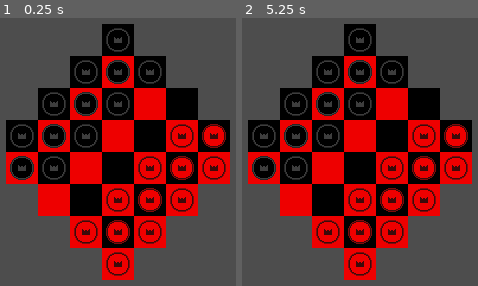
Above: before the commit, frames 1-2 (left to right).
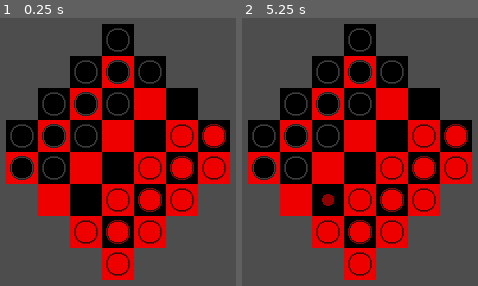
Above: after the commit, the same moments.

Repository: CattacoCattaco/Orthogonal-Checkers
Game: Godot game, scene res://game/game.tscn
Same seed, same stepped clock (60 frames per second), same inputs: the game is played once before the commit and once after it.
Inputs (mouse positions are in pixels of both pictures, inside the frame that each line leads up to):
- Up to frame 1 (0.25 s): no input
- Up to frame 2 (5.25 s): click (263, 135) at 0.52 s; click (263, 135) at 1.27 s; click (263, 135) at 2.02 s; tap Enter at 2.75, 4.25 s; move the mouse to (outside the picture) at 2.77 s; press the mouse at (outside the picture) at 2.78 s; tap Space at 3.5, 5 s; move the mouse to (outside the picture) at 3.52 s; release the mouse at (outside the picture) at 3.53 s; click (outside the picture) at 3.6 s; move the mouse to (423, 71) at 4.27 s; press the mouse at (423, 71) at 4.28 s; move the mouse to (326, 224) at 5.02 s; release the mouse at (326, 224) at 5.03 s; click (326, 224) at 5.1 s

The runs differ from the first frame. In frame 1, 1.5% of the frame differs, in the area x 7-93%, y 7-93%; in frame 2, 1.7%.
Error before the commit: Invalid access to property or key '(1, 6)' on a base object of type 'Dictionary[Vector2i, Tile]'. (res://game/board/piece/piece.gd:48)

Commit message:
Add movement
Selecting a piece now only works on that color's turn. Clicking on the move indicator dot makes the selected piece move to the indicated tile, capturing any needed pieces along the way. If you reach the diagonal on the far side of the board, your piece promotes into a king and your turn ends.

Diff:
--- a/game/board/board.gd
+++ b/game/board/board.gd
@@ -3,12 +3,6 @@
 
 ## The scene of the tiles
 @export var tile_scene: PackedScene
-## Directions that light pieces can move in
-@export var light_directions: Array[Vector2i]
-## Directions that dark pieces can move in
-@export var dark_directions: Array[Vector2i]
-## Directions that mid-colored pieces can move in
-@export var mid_directions: Array[Vector2i]
 ## The number of tiles in each diagonal
 @export var board_size: int = 4
 ## The number of diagonals with checkers on them that each side gets
@@ -20,6 +14,8 @@
 
 var selected_piece: Piece
 
+var turn: Piece.PieceColor = Piece.PieceColor.LIGHT
+
 
 func _ready() -> void:
 	_place_tiles()
@@ -27,26 +23,42 @@
 
 func _place_tiles() -> void:
 	for dark_diagonal in range(board_size):
+		var is_king_diagonal: bool = dark_diagonal == 0
+		var tile_type: Tile.TileType = (Tile.TileType.KING if is_king_diagonal
+				else Tile.TileType.NORMAL)
+
 		var has_dark_pieces: bool = dark_diagonal < ceili(checker_diagonals / 2.0)
 		var has_light_pieces: bool = dark_diagonal >= board_size - floori(checker_diagonals / 2.0)
+		var has_pieces: bool = has_dark_pieces or has_light_pieces
+		var piece_color: Piece.PieceColor = (Piece.PieceColor.LIGHT if has_light_pieces
+				else Piece.PieceColor.DARK)
+
 		var diagonal_start := Vector2i(0, board_size - 1) + Vector2i(1, 1) * dark_diagonal
 
 		for column in range(board_size):
 			var board_pos := diagonal_start + Vector2i(1, -1) * column
-			_place_tile(board_pos, Tile.TileColor.DARK, has_dark_pieces, has_light_pieces, false)
+			_place_tile(board_pos, Tile.TileColor.DARK, tile_type, has_pieces, piece_color)
 
 	for light_diagonal in range(board_size):
+		var is_king_diagonal: bool = light_diagonal == board_size - 1
+		var tile_type: Tile.TileType = (Tile.TileType.KING if is_king_diagonal
+				else Tile.TileType.NORMAL)
+
 		var has_dark_pieces: bool = light_diagonal < floori(checker_diagonals / 2.0)
 		var has_light_pieces: bool = light_diagonal >= board_size - ceili(checker_diagonals / 2.0)
+		var has_pieces: bool = has_dark_pieces or has_light_pieces
+		var piece_color: Piece.PieceColor = (Piece.PieceColor.LIGHT if has_light_pieces
+				else Piece.PieceColor.DARK)
+
 		var diagonal_start := Vector2i(0, board_size) + Vector2i(1, 1) * light_diagonal
 
 		for column in range(board_size):
 			var board_pos := diagonal_start + Vector2i(1, -1) * column
-			_place_tile(board_pos, Tile.TileColor.LIGHT, has_dark_pieces, has_light_pieces, false)
+			_place_tile(board_pos, Tile.TileColor.LIGHT, tile_type, has_pieces, piece_color)
 
 
-func _place_tile(board_pos: Vector2i, color: Tile.TileColor, place_dark: bool, place_light: bool,
-		place_mid: bool) -> void:
+func _place_tile(board_pos: Vector2i, color: Tile.TileColor, type: Tile.TileType, place_piece: bool,
+		piece_color: Piece.PieceColor) -> void:
 	var tile: Tile = tile_scene.instantiate()
 	add_child(tile)
 	tiles[board_pos] = tile
@@ -54,19 +66,22 @@
 	tile.pos = board_pos
 	tile.position = tile.pos * 32 + get_bounds().position
 	tile.color = color
+	tile.type = type
 	tile.board = self
 
-	if place_dark or place_light or place_mid:
-		var piece_color: Piece.PieceColor = (
-				Piece.PieceColor.DARK if place_dark
-				else Piece.PieceColor.LIGHT if place_light
-				else Piece.PieceColor.MID
-		)
-
-		tile.add_piece(piece_color)
+	if place_piece:
+		tile.add_piece(piece_color, Piece.PieceType.CHECKER)
 
 
 func get_bounds() -> Rect2i:
 	var rect_pos := Vector2i(-board_size * 32 + 16, -board_size * 32)
 	var rect_size := Vector2i(board_size * 2 - 1, board_size * 2) * 32
 	return Rect2i(rect_pos, rect_size)
+
+
+func next_turn() -> void:
+	match turn:
+		Piece.PieceColor.LIGHT:
+			turn = Piece.PieceColor.DARK
+		Piece.PieceColor.DARK:
+			turn = Piece.PieceColor.LIGHT
--- a/game/board/move_indicator_dot/move_indicator_dot.gd
+++ b/game/board/move_indicator_dot/move_indicator_dot.gd
@@ -6,3 +6,32 @@
 var pos: Vector2i
 
 var board: Board
+
+var origin_piece: Piece
+var captured_piece: Piece
+
+
+func _ready() -> void:
+	button.pressed.connect(_on_button_pressed)
+
+
+func _on_button_pressed() -> void:
+	origin_piece.deselect()
+
+	board.tiles[pos].add_piece(origin_piece.color, origin_piece.type)
+	board.tiles[origin_piece.pos].remove_piece()
+
+	var is_jump: bool = false
+
+	if captured_piece:
+		board.tiles[captured_piece.pos].remove_piece()
+		is_jump = true
+
+	if board.tiles[pos].type == Tile.TileType.KING:
+		if board.tiles[pos].piece.can_promote():
+			board.tiles[pos].piece.promote()
+			board.next_turn()
+			return
+
+	if not (is_jump and board.tiles[pos].piece.can_chain_jump()):
+		board.next_turn()
--- a/game/board/move_indicator_dot/move_indicator_dot.tscn
+++ b/game/board/move_indicator_dot/move_indicator_dot.tscn
@@ -4,11 +4,12 @@
 [ext_resource type="Script" uid="uid://b6iy0qqdragob" path="res://game/board/move_indicator_dot/move_indicator_dot.gd" id="2_tdad5"]
 [ext_resource type="BitMap" uid="uid://bhp8552hg2o47" path="res://game/board/move_indicator_dot/move_indicator_dot.bmp" id="3_05foi"]
 
-[node name="MoveIndicatorDot" type="Sprite2D"]
+[node name="MoveIndicatorDot" type="Sprite2D" node_paths=PackedStringArray("button")]
 use_parent_material = true
 texture = ExtResource("1_17n6o")
 centered = false
 script = ExtResource("2_tdad5")
+button = NodePath("TextureButton")
 
 [node name="TextureButton" type="TextureButton" parent="."]
 anchors_preset = 15
--- a/game/board/piece/piece.gd
+++ b/game/board/piece/piece.gd
@@ -7,10 +7,18 @@
 	MID,
 }
 
+enum PieceType {
+	CHECKER,
+	CHECKER_KING,
+}
+
 @export var button: TextureButton
 
 var color: PieceColor = PieceColor.LIGHT:
-	set = set_color
+	set = _set_color
+
+var type: PieceType = PieceType.CHECKER:
+	set = _set_type
 
 var pos: Vector2i
 
@@ -42,26 +50,82 @@
 	if board.selected_piece:
 		board.selected_piece.deselect()
 
-	board.selected_piece = self
+	if board.turn == color:
+		board.selected_piece = self
+
+		find_moves()
+
+
+func find_moves(jumps_only: bool = false) -> bool:
+	var move_found: bool = false
 
 	for direction in get_move_directions():
+		if not board.tiles.has(pos + direction):
+			continue
+
 		var tile: Tile = board.tiles[pos + direction]
 
 		if not tile.piece:
-			tile.add_move_dot()
+			if not jumps_only:
+				tile.add_move_dot(self)
+
+				move_found = true
+		elif tile.piece.color != color and board.tiles.has(pos + direction * 2):
+			var jumpable_piece: Piece = tile.piece
+			tile = board.tiles[pos + direction * 2]
+
+			if not tile.piece:
+				tile.add_move_dot(self, jumpable_piece)
+
+				move_found = true
+
+	return move_found
 
 
 func get_move_directions() -> Array[Vector2i]:
-	if color == PieceColor.LIGHT:
-		return [Vector2i(-1, 0), Vector2i(0, -1)]
-	elif color == PieceColor.DARK:
-		return [Vector2i(1, 0), Vector2i(0, 1)]
+	match type:
+		PieceType.CHECKER:
+			if color == PieceColor.LIGHT:
+				return [Vector2i(-1, 0), Vector2i(0, -1)]
+			elif color == PieceColor.DARK:
+				return [Vector2i(1, 0), Vector2i(0, 1)]
+		PieceType.CHECKER_KING:
+			return [Vector2i(-1, 0), Vector2i(0, -1), Vector2i(1, 0), Vector2i(0, 1)]
 
 	return []
 
 
-func set_color(new_color: PieceColor) -> void:
+func can_chain_jump() -> bool:
+	match type:
+		PieceType.CHECKER:
+			return find_moves(true)
+		PieceType.CHECKER_KING:
+			return find_moves(true)
+		_:
+			return false
+
+
+func can_promote() -> bool:
+	match type:
+		PieceType.CHECKER:
+			return true
+		_:
+			return false
+
+
+func promote() -> void:
+	type = PieceType.CHECKER_KING
+
+
+func _set_color(new_color: PieceColor) -> void:
 	color = new_color
 	var atlas_region: Rect2 = texture.region
 	atlas_region.position.x = atlas_region.size.x * color
 	texture.region = atlas_region
+
+
+func _set_type(new_type: PieceType) -> void:
+	type = new_type
+	var atlas_region: Rect2 = texture.region
+	atlas_region.position.y = atlas_region.size.y * type
+	texture.region = atlas_region
--- a/game/board/tile/tile.gd
+++ b/game/board/tile/tile.gd
@@ -5,6 +5,11 @@
 	LIGHT,
 	DARK,
 	MID,
+}
+
+enum TileType {
+	NORMAL,
+	KING,
 }
 
 const PIECE_SCENE: PackedScene = preload("res://game/board/piece/piece.tscn")
@@ -15,21 +20,31 @@
 var move_dot: MoveIndicatorDot
 
 var color: TileColor = TileColor.LIGHT:
-	set = set_color
+	set = _set_color
+
+var type: TileType = TileType.NORMAL:
+	set = _set_type
 
 var pos: Vector2i
 
 var board: Board
 
 
-func set_color(new_color: TileColor) -> void:
+func _set_color(new_color: TileColor) -> void:
 	color = new_color
 	var atlas_region: Rect2 = texture.region
 	atlas_region.position.x = atlas_region.size.x * color
 	texture.region = atlas_region
 
 
-func add_piece(piece_color: Piece.PieceColor) -> void:
+func _set_type(new_type: TileType) -> void:
+	type = new_type
+	var atlas_region: Rect2 = texture.region
+	atlas_region.position.y = atlas_region.size.y * type
+	texture.region = atlas_region
+
+
+func add_piece(piece_color: Piece.PieceColor, piece_type: Piece.PieceType) -> void:
 	piece = PIECE_SCENE.instantiate()
 	add_child(piece)
 
@@ -37,8 +52,9 @@
 	piece.position = (atlas_region.size as Vector2i - Vector2i(24, 24)) / 2
 
 	piece.pos = pos
+	piece.board = board
 	piece.color = piece_color
-	piece.board = board
+	piece.type = piece_type
 
 
 func remove_piece() -> void:
@@ -46,7 +62,7 @@
 	piece = null
 
 
-func add_move_dot() -> void:
+func add_move_dot(origin_piece: Piece, captured_piece: Piece = null) -> void:
 	move_dot = MOVE_DOT_SCENE.instantiate()
 	add_child(move_dot)
 	board.move_dots.append(move_dot)
@@ -56,6 +72,8 @@
 
 	move_dot.pos = pos
 	move_dot.board = board
+	move_dot.origin_piece = origin_piece
+	move_dot.captured_piece = captured_piece
 
 
 func remove_move_dot() -> void:
--- a/game/game.tscn
+++ b/game/game.tscn
@@ -16,8 +16,6 @@
 material = SubResource("ShaderMaterial_u5opy")
 script = ExtResource("1_h7iqs")
 tile_scene = ExtResource("2_vasa2")
-light_directions = Array[Vector2i]([Vector2i(0, 1), Vector2i(1, 0)])
-dark_directions = Array[Vector2i]([Vector2i(0, -1), Vector2i(-1, 0)])
 
 [node name="DraggableCamera" type="Camera2D" parent="." node_paths=PackedStringArray("board")]
 script = ExtResource("1_l1rk1")
Binary file changed: game/board/piece/checkers.png
Binary file changed: game/board/tile/hex/hexes.png
Binary file changed: game/board/tile/square/squares.png
